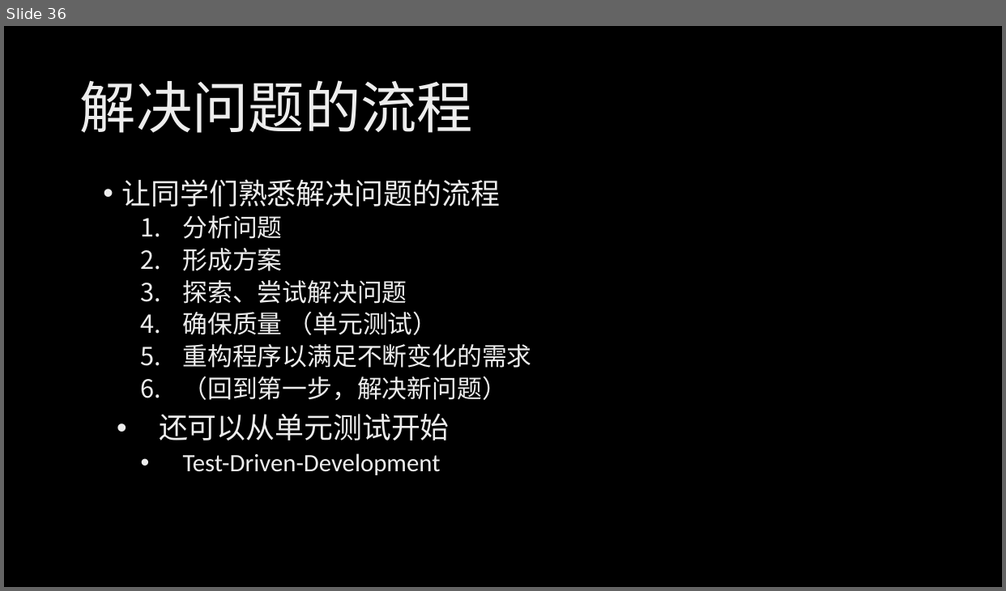
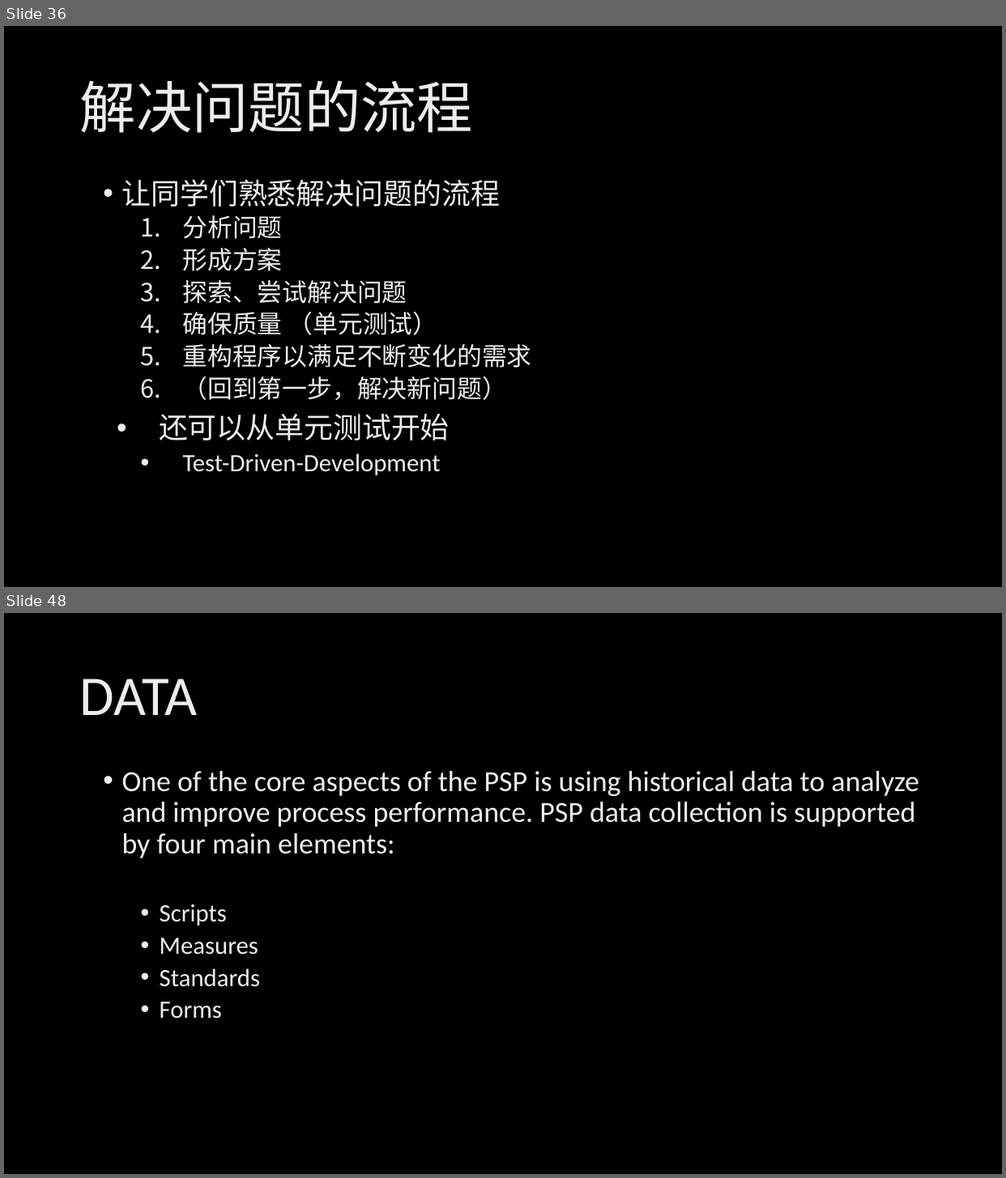
Before and after one commit to xinase/ASE, a slide deck: chapter02/ASE_2_Engineering_Skills.pptx. Shown one above the other, each under a label of ours: slide 36 before the commit, slides 36 and 48 after it; the slides between them are not shown. The pictures are 1006x591 and 1006x1178 pixels, drawn with LibreOffice and Linux fonts; fonts in the diff are those of the drawing; background and template pictures are left out. Boxes give left, top, right and bottom in pixels: in the first picture for what was removed or moved away, otherwise in the second. Text is boxed around its words. In the diff, an @@ line names an element or a change of style, - is before the commit and + after.

```diff
--- a/chapter02/ASE_2_Engineering_Skills.pptx
+++ b/chapter02/ASE_2_Engineering_Skills.pptx
@@ slide 48 added at (x1=4, y1=613, x2=1002, y2=1174), background picture (left out) @@
@@ title added at (x1=80, y1=679, x2=198, y2=715), 54 pt, text gradient #BFBFBF to #EDEDED to #FFFFFF @@
+DATA
@@ text added at (x1=122, y1=771, x2=919, y2=1019), 28 pt, text gradient #BFBFBF to #EDEDED to #FFFFFF @@
+• One of the core aspects of the PSP is using historical data to analyze and improve process performance. PSP data collection is supported by four main elements:
+  • Scripts
+  • Measures
+  • Standards
+  • Forms
```
Also in this commit, not shown: 40 other slides added, 5 other files.
